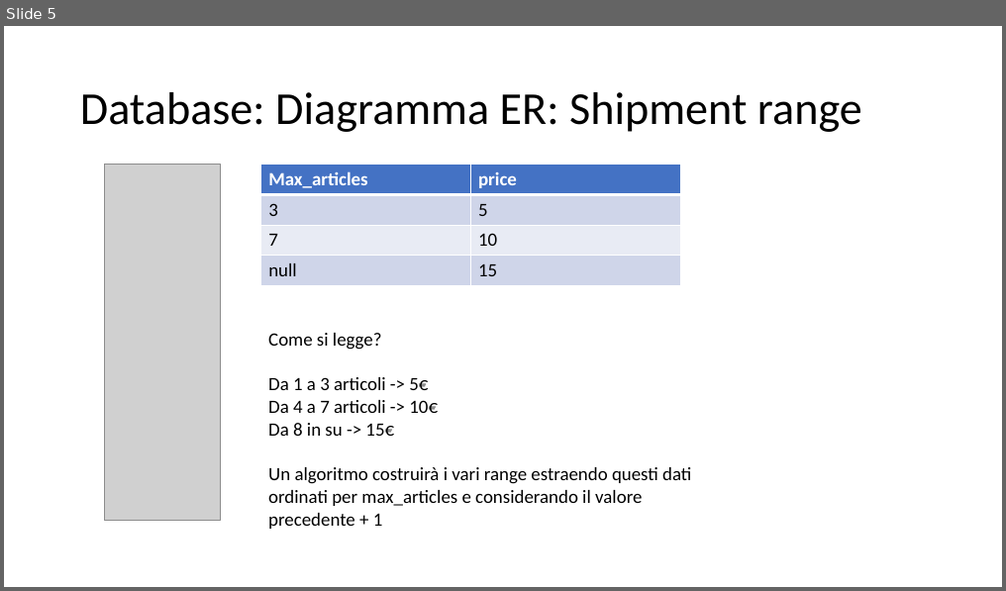
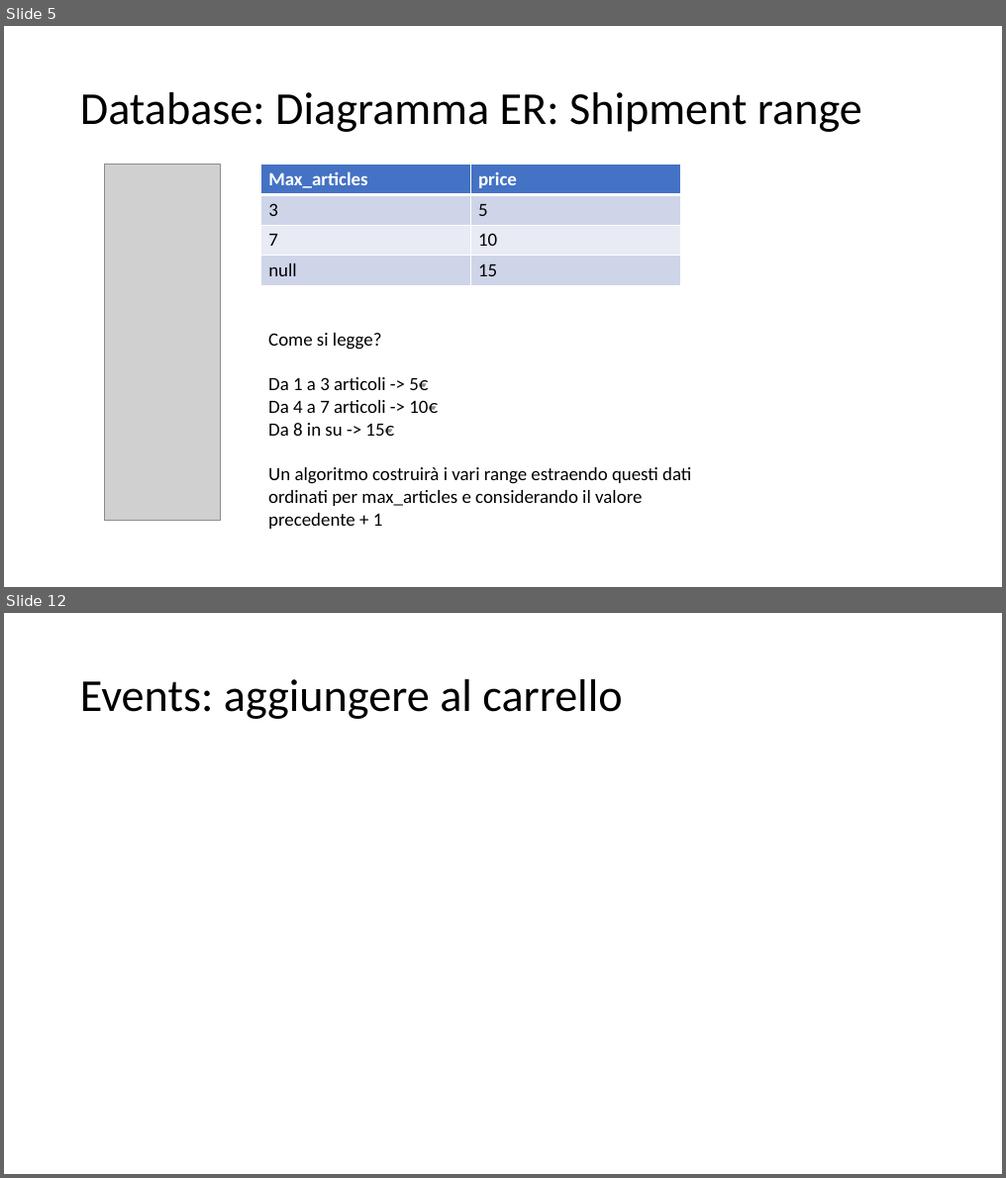
Before and after one commit to MirkoAndena/ECommerce, a slide deck: Documents/ECommerce.pptx. Shown one above the other, each under a label of ours: slide 5 before the commit, slides 5 and 12 after it; the slides between them are not shown. The pictures are 1006x591 and 1006x1178 pixels, drawn with LibreOffice and Linux fonts; fonts in the diff are those of the drawing; grey boxes stand for pictures. Boxes give left, top, right and bottom in pixels: in the first picture for what was removed or moved away, otherwise in the second. Text is boxed around its words. In the diff, an @@ line names an element or a change of style, - is before the commit and + after.

```diff
--- a/Documents/ECommerce.pptx
+++ b/Documents/ECommerce.pptx
@@ slide 12 added at <box>4,613,1002,1174</box>, background #FFFFFF @@
@@ title added at <box>80,679,622,719</box>, 44 pt, text #000000 @@
+Events: aggiungere al carrello
```
Also in this commit, not shown: 1 slide changed, 5 other slides added, 4 other files.
